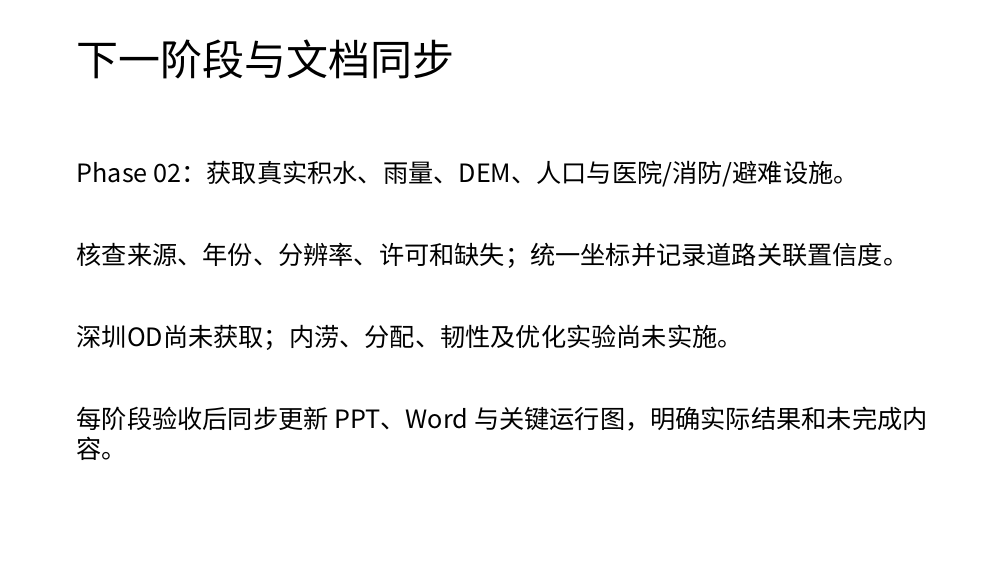
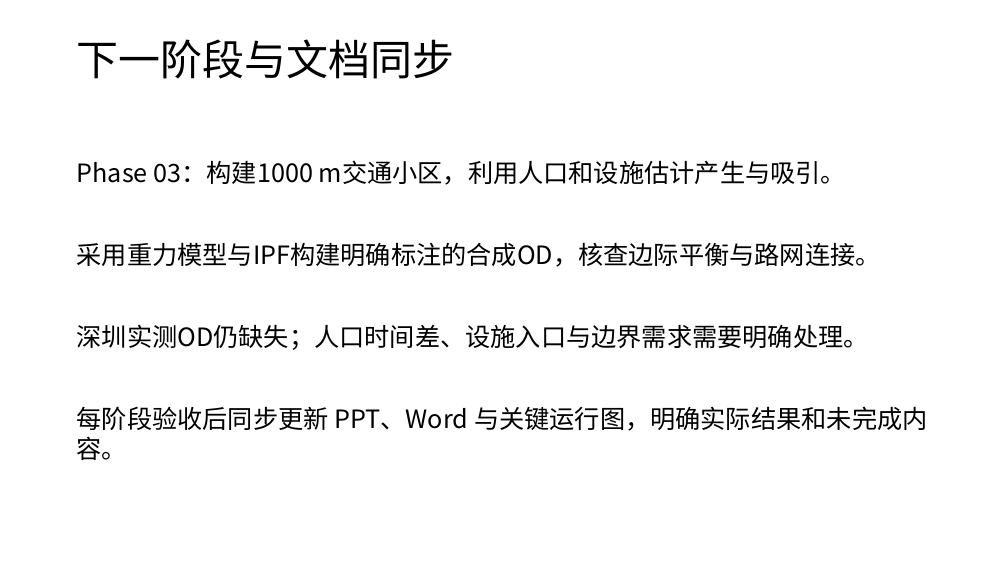
Before and after one commit to zhzhzh666/jiaotong, a slide deck: slide 18 of docs/deliverables/开题与阶段进展汇报.pptx (slide 13 before the commit). Drawn at 1008x567 pixels with LibreOffice and Linux fonts; fonts in the diff are those of the drawing. Boxes give left, top, right and bottom in pixels: in the first picture for what was removed or moved away, otherwise in the second. Text is boxed around its words. In the diff, an @@ line names an element or a change of style, - is before the commit and + after.

Commit message:
Accept Phase 02 spatial data and synchronize Word and slides

```diff
--- a/docs/deliverables/开题与阶段进展汇报.pptx
+++ b/docs/deliverables/开题与阶段进展汇报.pptx
@@ text at box(77, 160, 846, 185): text changed @@
-Phase 02：获取真实积水、雨量、DEM、人口与医院/消防/避难设施。
+Phase 03：构建1000 m交通小区，利用人口和设施估计产生与吸引。
@@ text at box(77, 242, 881, 267): text changed @@
-核查来源、年份、分辨率、许可和缺失；统一坐标并记录道路关联置信度。
+采用重力模型与IPF构建明确标注的合成OD，核查边际平衡与路网连接。
@@ text at box(77, 324, 869, 350): text changed @@
-深圳OD尚未获取；内涝、分配、韧性及优化实验尚未实施。
+深圳实测OD仍缺失；人口时间差、设施入口与边界需求需要明确处理。
```
Also in this commit, not shown: 2 other slides changed, 5 slides added, 37 other files.
